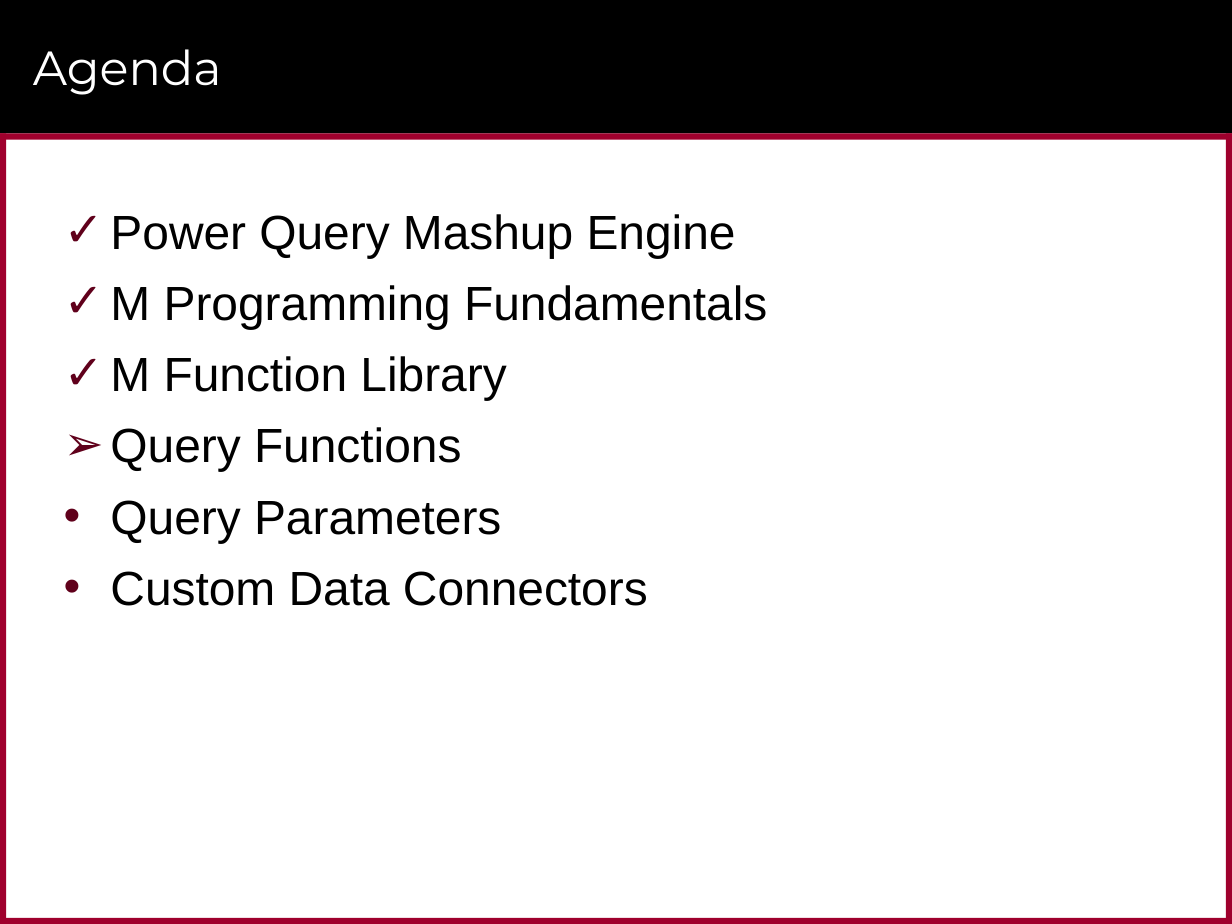
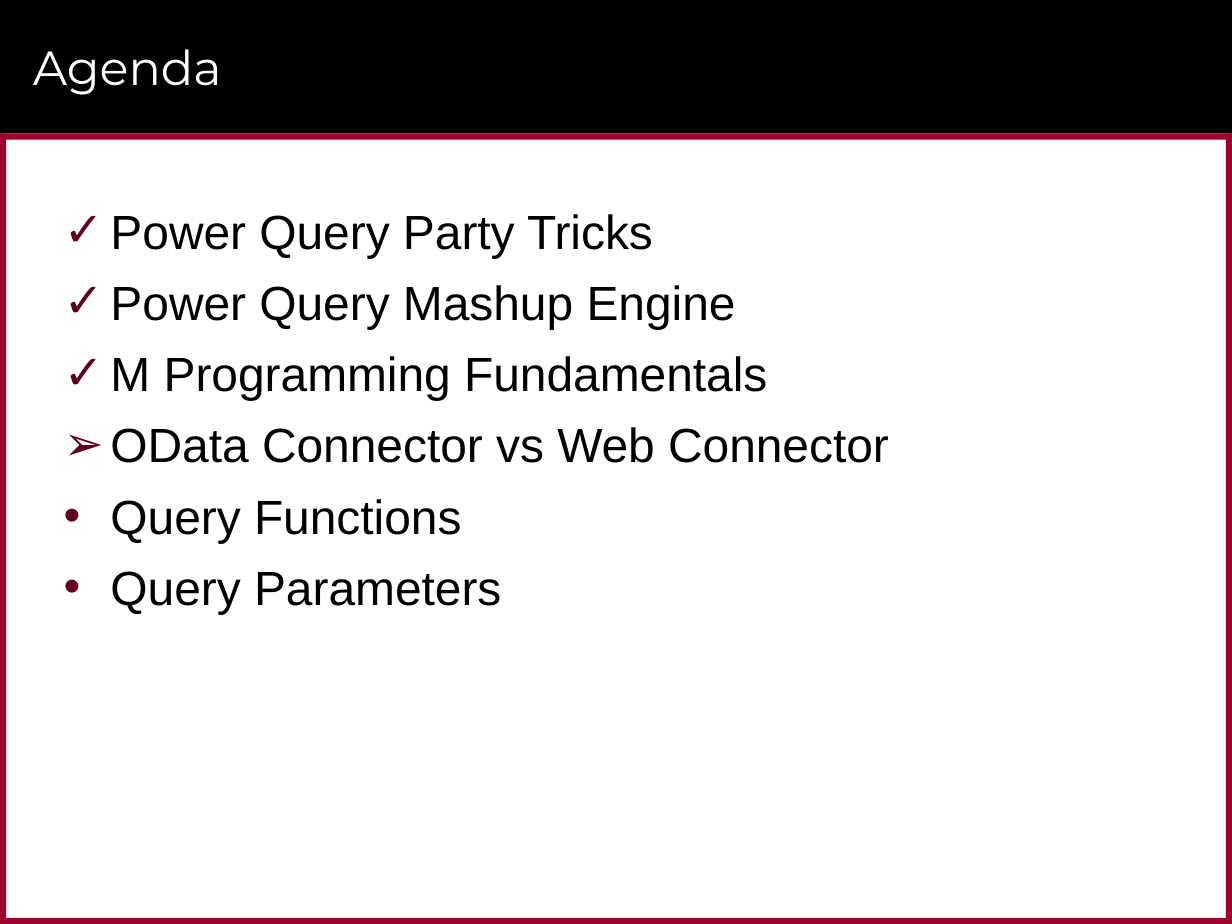
Before and after one commit to CriticalPathTraining/Intro2M, a slide deck: slide 33 of Advanced Query Design.pptx (slide 36 before the commit). Drawn at 1232x924 pixels with LibreOffice and Linux fonts; fonts in the diff are those of the drawing; background and template pictures are left out. Boxes give left, top, right and bottom in pixels: in the first picture for what was removed or moved away, otherwise in the second. Text is boxed around its words. In the diff, an @@ line names an element or a change of style, - is before the commit and + after.

```diff
--- a/Advanced Query Design.pptx
+++ b/Advanced Query Design.pptx
@@ text at (110, 214, 653, 258): paragraph added @@
+✓ Power Query Party Tricks
@@ text at (110, 427, 889, 463): text changed @@
-✓ M Function Library
+➢ OData Connector vs Web Connector
@@ text at (110, 499, 461, 543): bullet ➢ to • @@
@@ text at (110, 571, 648, 606): paragraph removed @@
-• Custom Data Connectors
```
Also in this commit, not shown: 11 other slides changed, 2 slides added, 4 other files.
